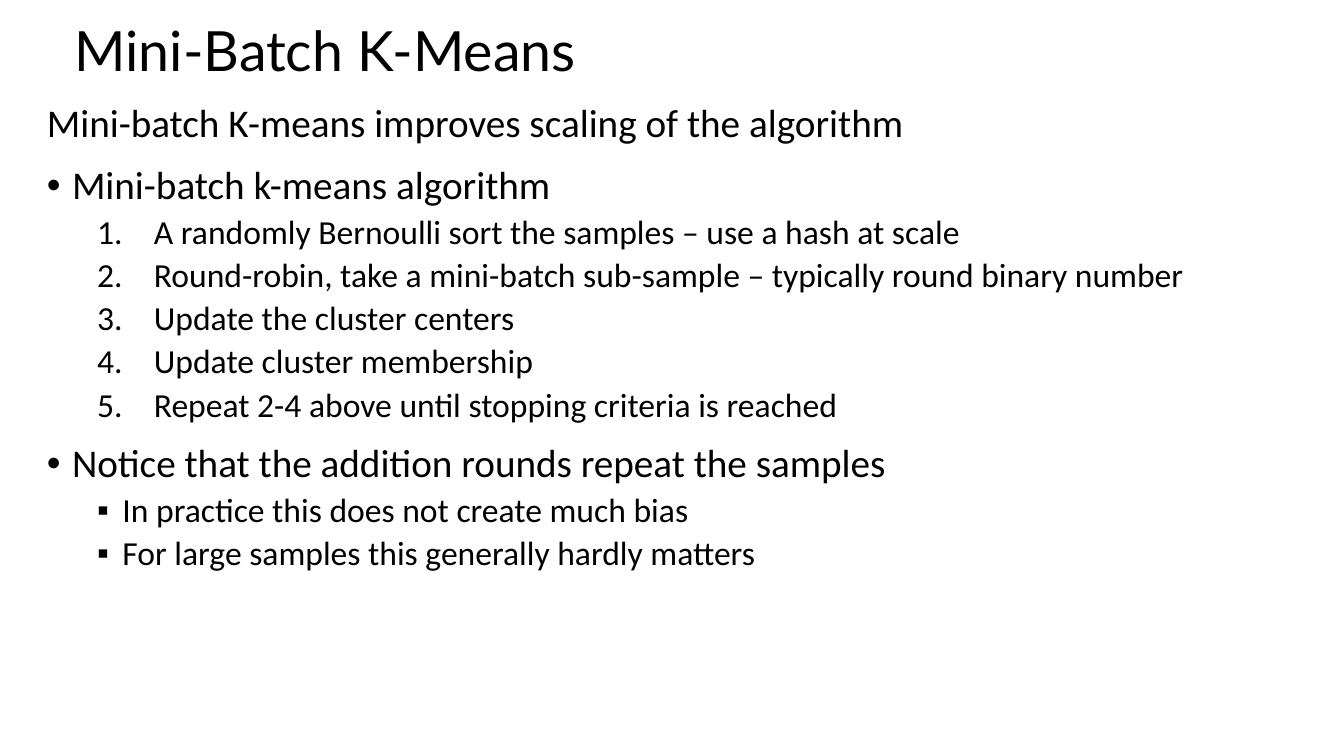
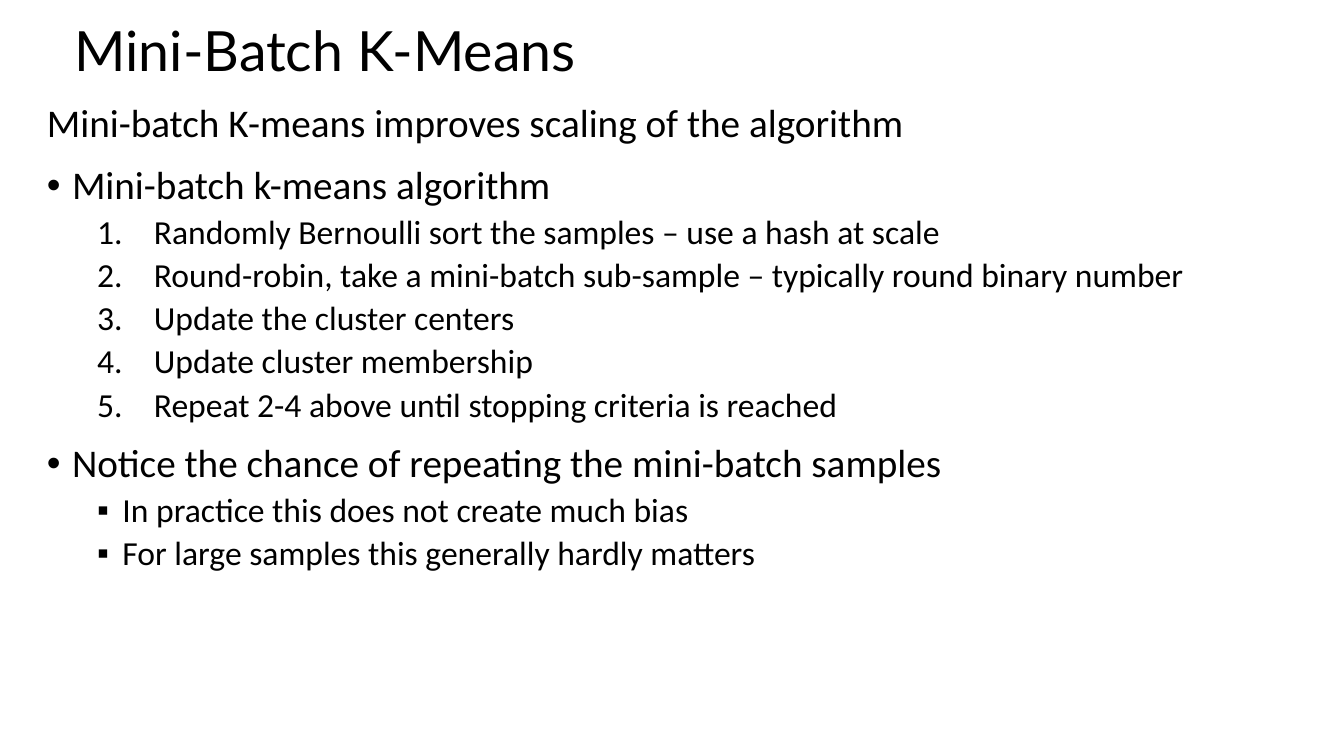
Before and after one commit to tenevian/Harvard-SSP-Data-Mining, a slide deck: slide 47 of slides/9_IntroductionToClustering_Part1.pptx (slide 45 before the commit). Drawn at 1344x756 pixels with LibreOffice and Linux fonts; fonts in the diff are those of the drawing. Boxes give left, top, right and bottom in pixels: in the first picture for what was removed or moved away, otherwise in the second. Text is boxed around its words. In the diff, an @@ line names an element or a change of style, - is before the commit and + after.

```diff
--- a/slides/9_IntroductionToClustering_Part1.pptx
+++ b/slides/9_IntroductionToClustering_Part1.pptx
@@ text at (154,220,940,250): text changed @@
-  1. A randomly Bernoulli sort the samples – use a hash at scale
+  1. Randomly Bernoulli sort the samples – use a hash at scale
@@ text at (72,449,941,484): text changed @@
-• Notice that the addition rounds repeat the samples
+• Notice the chance of repeating the mini-batch samples
```
Also in this commit, not shown: 5 other slides changed, 2 slides added.
